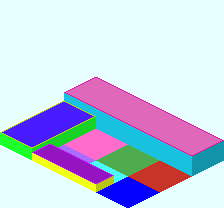
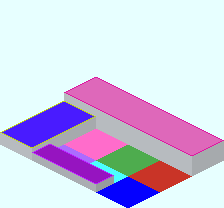
Comparing the layer stacks of the two 224x208 images. Changes:
painted on "TSF_Factory_Main_Unit_2nd.png" over (0, 93, 224, 192)
